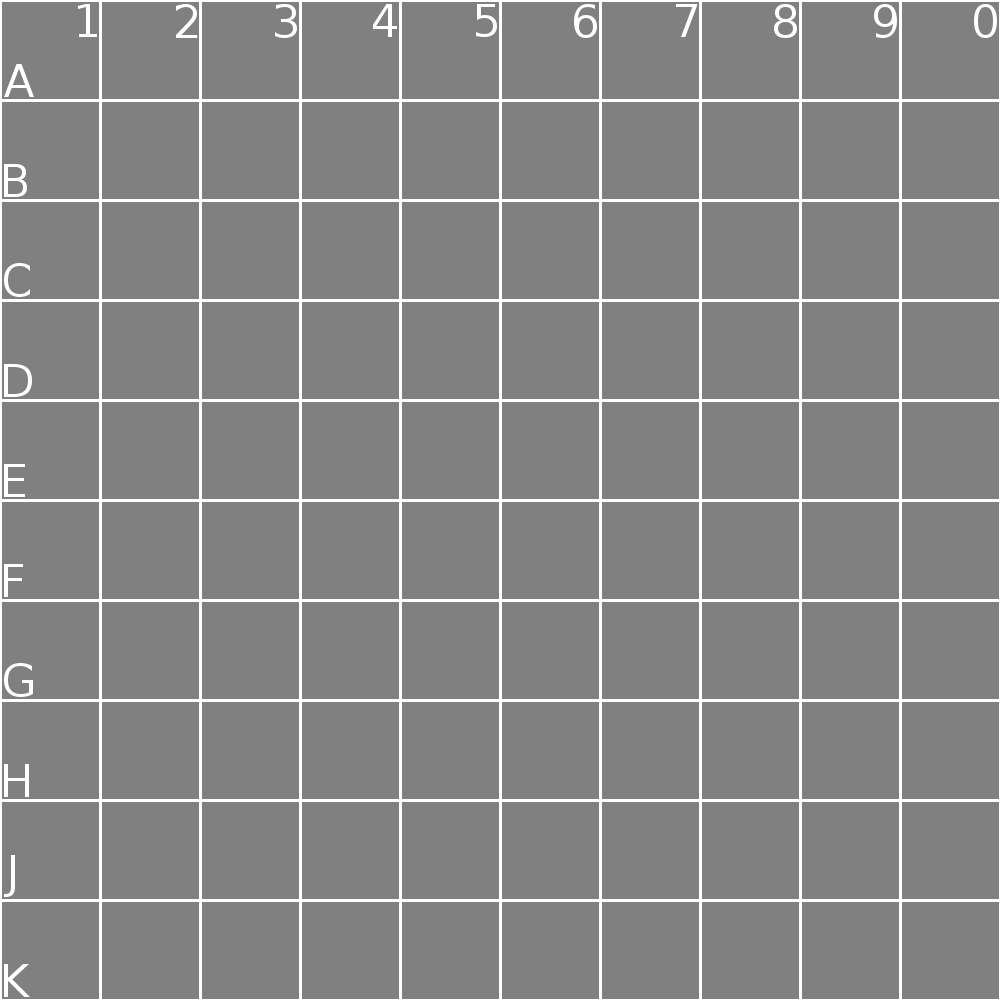
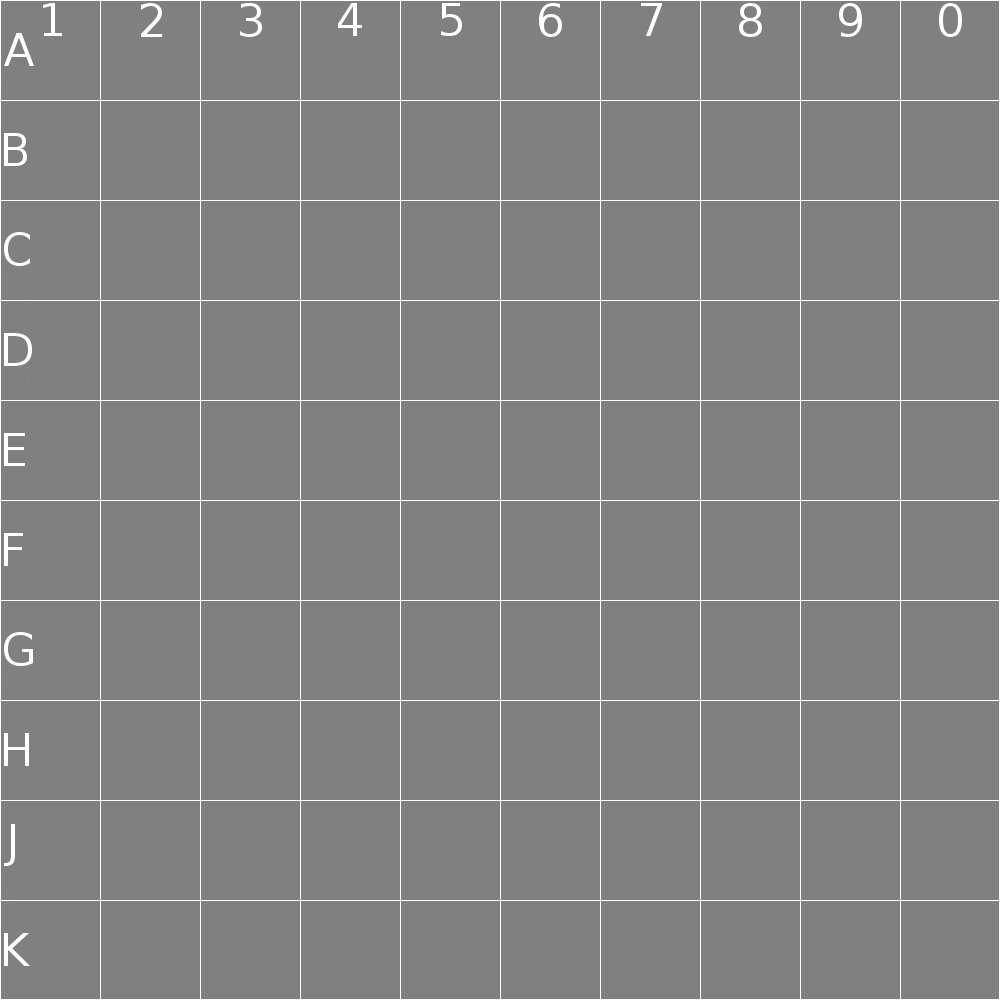
Two versions of the same layered image (1000x1000). Layer-by-layer changes:
painted on "Pasted Layer" over (1, 1, 999, 999)
painted on "Background" over (4, 3, 997, 997)
